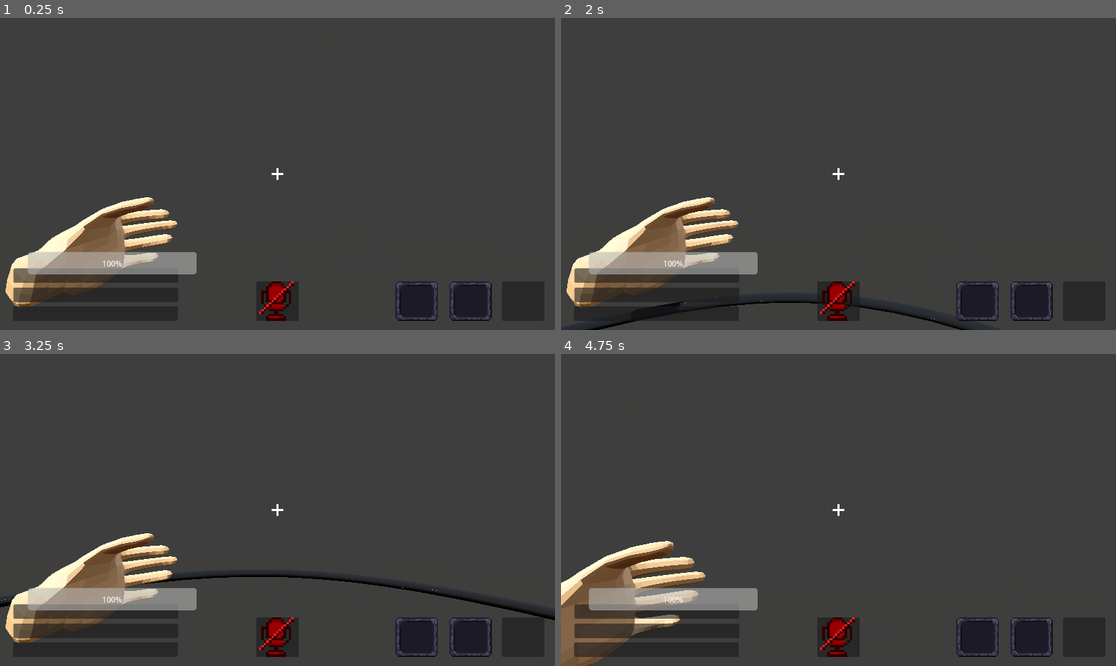
Above: before the commit, frames 1-4 (two rows, left to right).
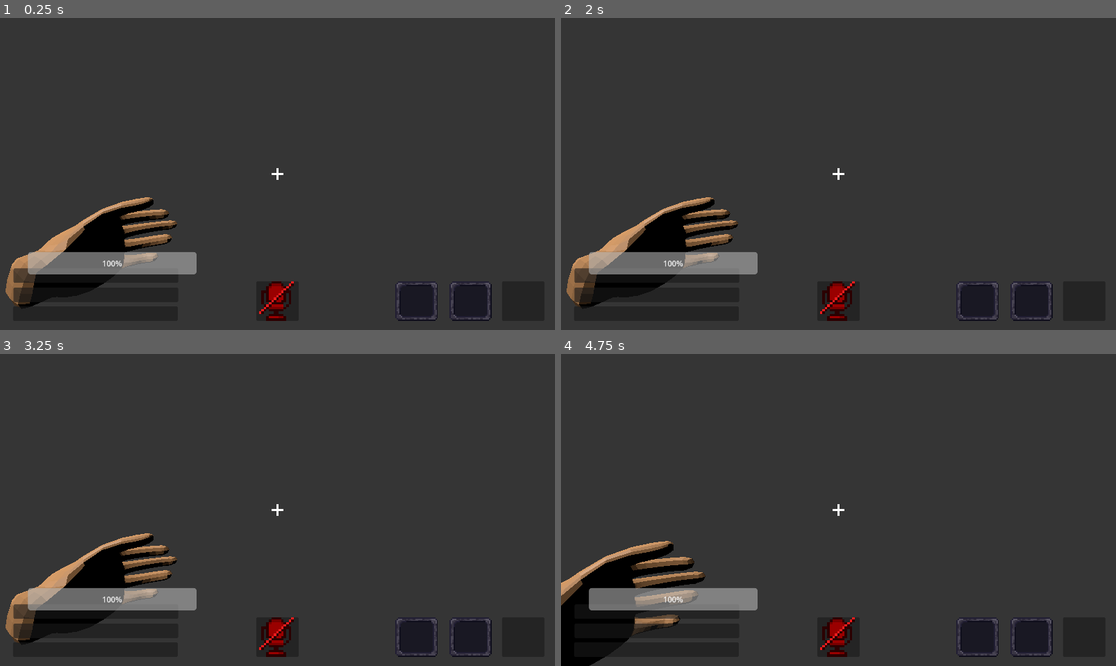
Above: after the commit, the same moments.

Repository: TeamKhaos/Echoes-of-Deep
Game: Godot game, scene res://scenes/mapa/escena_cueva.tscn
The game is run twice, just before and just after one commit, with the same random seed, the same clock (stepped at 60 frames per second) and the same inputs. This scene is started directly instead of the project's main scene.
Inputs (mouse positions are in pixels of both pictures, inside the frame that each line leads up to):
- Up to frame 1 (0.25 s): no input
- Up to frame 2 (2 s): tap Enter at 0.5 s; move the mouse to (866, 174) at 0.52 s; hold Shift (Crouch) 0.53-1.28 s; hold W (Up) from 0.53 s (still down); click (866, 174) at 0.67 s; tap Space at 1.25 s; move the mouse to (810, 174) at 1.27 s; tap Q (Drop) at 1.35 s
- Up to frame 3 (3.25 s): keep holding W (Up); move the mouse to (288, 503) at 2.02 s; tap E (Interact) at 2.1 s; move the mouse to (271, 516) at 2.77 s; tap F (Microphone) at 2.85 s; click (271, 516) at 2.92 s
- Up to frame 4 (4.75 s): keep holding W (Up); move the mouse to (877, 513) at 3.52 s; hold Right mouse button (right_click) 3.53-4.28 s; tap Enter at 4.25 s; move the mouse to (794, 506) at 4.27 s; tap Ctrl at 4.35 s

The runs differ from the first frame. In frame 1, 5.1% of the frame differs, in the area x 1-32%, y 57-94%; in frame 2, 5.6%; in frame 3, 5.9%; in frame 4, 5.9%, in the area x 0-27%, y 59-100%.

Commit message:
mapa medio malop

Diff:
--- a/scenes/mapa/escena_cueva.tscn
+++ b/scenes/mapa/escena_cueva.tscn
@@ -1,33 +1,17 @@
-[gd_scene load_steps=6 format=3 uid="uid://den6qcnh6lsy1"]
+[gd_scene load_steps=3 format=3 uid="uid://den6qcnh6lsy1"]
 
 [ext_resource type="PackedScene" uid="uid://dbhe6fonddd0" path="res://maps_glb/escena-cueva.gltf" id="1_730hn"]
 [ext_resource type="PackedScene" uid="uid://0n2ppdjdgm7e" path="res://scenes/player/player.tscn" id="2_atque"]
 
-[sub_resource type="ProceduralSkyMaterial" id="ProceduralSkyMaterial_atque"]
-sky_horizon_color = Color(0.66224277, 0.6717428, 0.6867428, 1)
-ground_horizon_color = Color(0.66224277, 0.6717428, 0.6867428, 1)
-
-[sub_resource type="Sky" id="Sky_xhvsr"]
-sky_material = SubResource("ProceduralSkyMaterial_atque")
-
-[sub_resource type="Environment" id="Environment_bo27o"]
-background_mode = 2
-sky = SubResource("Sky_xhvsr")
-tonemap_mode = 2
-glow_enabled = true
-
 [node name="escena-cueva" instance=ExtResource("1_730hn")]
 
-[node name="WorldEnvironment" type="WorldEnvironment" parent="." index="0"]
-environment = SubResource("Environment_bo27o")
-
-[node name="DirectionalLight3D" type="DirectionalLight3D" parent="." index="1"]
+[node name="DirectionalLight3D" type="DirectionalLight3D" parent="." index="0"]
 transform = Transform3D(-0.8660254, -0.43301278, 0.25, 0, 0.49999997, 0.86602545, -0.50000006, 0.75, -0.43301266, 0, 0, 0)
 shadow_enabled = true
 directional_shadow_max_distance = 1.0
 
-[node name="Cilindro_001" parent="." index="8"]
+[node name="Cilindro_001" parent="." index="7"]
 transform = Transform3D(0, 10.663507, 0, -1, 0, 0, 0, 0, 1, 19.21057, 1.2582216, 0)
 
-[node name="Player" parent="." index="9" instance=ExtResource("2_atque")]
-transform = Transform3D(1, 0, 0, 0, 1, 0, 0, 0, 1, 0, 1.8568771, 0)
+[node name="Player" parent="." index="8" instance=ExtResource("2_atque")]
+transform = Transform3D(1, 0, 0, 0, 1, 0, 0, 0, 1, 0, 0.7244954, 0)
--- /dev/null
+++ b/scenes/mapa/nuevo_mapa.tscn
@@ -0,0 +1,14 @@
+[gd_scene load_steps=3 format=3 uid="uid://dekijuvls0hde"]
+
+[ext_resource type="PackedScene" uid="uid://cvbem7y1qw545" path="res://maps_glb/nuevo_mapa.gltf" id="1_rxwug"]
+[ext_resource type="PackedScene" uid="uid://0n2ppdjdgm7e" path="res://scenes/player/player.tscn" id="2_bcq6a"]
+
+[node name="nuevo_mapa" instance=ExtResource("1_rxwug")]
+
+[node name="DirectionalLight3D" type="DirectionalLight3D" parent="." index="0"]
+transform = Transform3D(-0.8660254, -0.43301278, 0.25, 0, 0.49999997, 0.86602545, -0.50000006, 0.75, -0.43301266, 0, 0, 0)
+shadow_enabled = true
+directional_shadow_max_distance = 1.0
+
+[node name="Player" parent="." index="4" instance=ExtResource("2_bcq6a")]
+transform = Transform3D(1, 0, 0, 0, 1, 0, 0, 0, 1, 0, -0.4989804, 4.599416)
Binary file added: maps_glb/nuevo_mapa.bin
Not shown, added: maps_glb/nuevo_mapa.gltf
